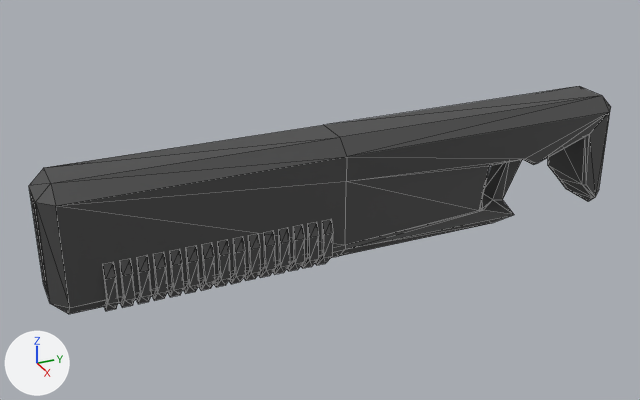
A saved change to the glTF model Assets/3D_models/Player/Player_rifle.glb.
Before and after are seen from a 50 mm camera at (1.744, -0.868, 0.855) aimed at (-0.022, -0.074, -0.028). The axes (+X, +Y, +Z) are drawn at lower left. The lights are the same throughout. Mesh edges are drawn as thin lines. Vertices at the same position are counted once.
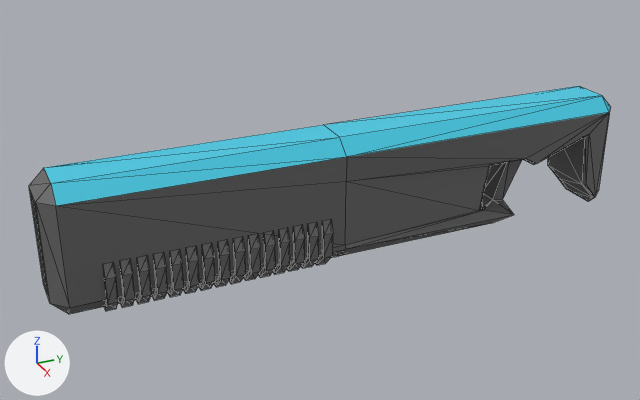
Changed parts and their boxes (x1, y1, x2, y2) in the pictures (640 x 400 px):
'Cube', recoloured, surface changed: (29, 86, 611, 313) in both
part 1 of me_cube_001, recoloured (grey to cyan): (44, 86, 611, 206) in both

The edits, one by one:
Material 'Material' (mat_material) changes colour from dark grey #4a4a4a to dark grey #676767; in linear values from (0.0676, 0.0676, 0.0676) to (0.135, 0.135, 0.135).
Material 'Material.003' (mat_material_003) is new.
Its base color is (0.0582, 0.606, 0.8) (cyan #44cce7).
me_cube_001 has 448 vertices, 832 faces and spans x -0.09..0.09, y -0.726..0.726, z -0.162..0.152.
me_cube_001 is used by ob_cube; location (0.0, 0.0, 0.0).
me_cube_001 part 1: 16 faces spanning x -0.08..0.08, y -0.691..0.726, z 0.117..0.152 switch from mat_material (dark grey #4a4a4a) to mat_material_003 (cyan #44cce7).
